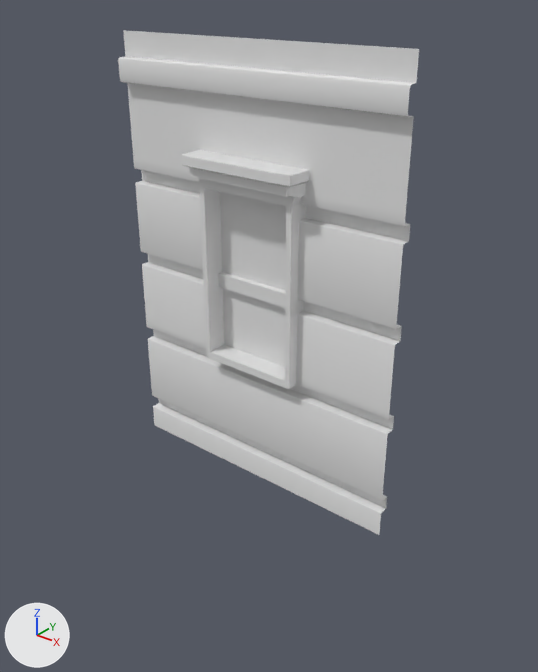
An edit to the FBX model TesisDV/Assets/Models/Models/NewHome/Upper_Wall_windowS.fbx, drawn before and after from the same camera.
One viewpoint serves both versions: a camera (50 mm lens) standing at (9.33, -8.25, 14.74) and looking at (2.69, 0.06, 9.6). Lighting does not change. The marker at lower left points along +X, +Y and +Z.

Objects in the first picture: 'Upper_Wall_windowS001'.
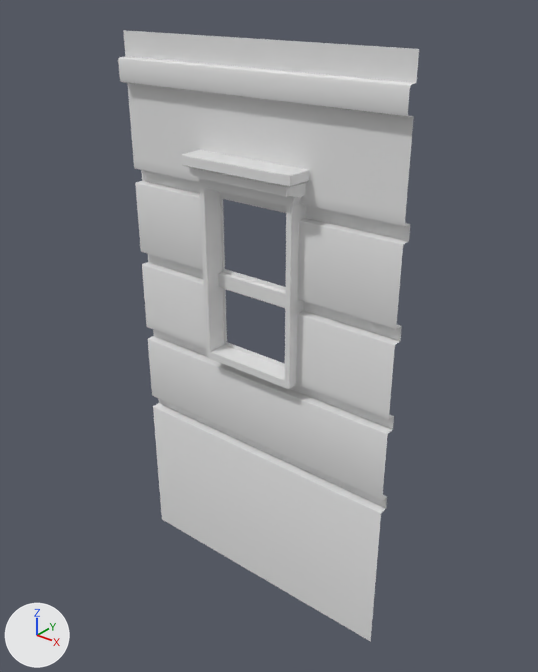
The newer file is also turned or shifted as a whole; pictures and numbers use the older file's frame.

What differs and where, as boxes [x1, y1, x2, y2] in the pictures (538 x 672 px; the box of a moved part takes in the faces that stretch with it):
'Upper_Wall_windowS001', reshaped (21% taller)
    before: [118, 30, 419, 535]
    after: [118, 30, 419, 642]
part 1 of me_mesh, moved or reshaped
    before: [153, 408, 381, 535]
    after: [153, 408, 381, 642]
part 2 of me_mesh, deleted
    before: [223, 199, 286, 363]

The change, as a list of edits to the scene's bpy script:
```text
Change me_mesh:
    where me_mesh.from_pydata(...)  # 378 vertices, 286 faces; spans x -2.52..2.48, y -0.51..0.09, z -3.55..3.49
    used by ob_upper_wall_windows001; location = (2.53, -0.04, 10.49)
    verts and faces of me_mesh; kept vertices keep their numbers, new ones are numbered from 378
    before: 0 (-2.52, -0.07, -3.55) at pixel (154, 425), 36 (-0.88, -0.07, -3.55) at pixel (217, 456), 139 (2.48, -0.07, -3.55) at pixel (379, 534), 140 (0.83, -0.07, -3.55) at pixel (294, 493), 216 (-0.79, -0.07, -3.55) at pixel (221, 457)
    before: 217 (0.75, -0.07, -3.55) at pixel (290, 491)
    before: 243 (-0.73, 0.09, 1.16) at pixel (223, 198), 244 (-0.73, 0.09, 0.02) at pixel (224, 269), 245 (0.69, 0.09, 0.02), 246 (0.69, 0.09, 1.16), 248 (0.69, 0.09, -1.28)
    before: 249 (0.69, 0.09, -0.33), 250 (-0.73, 0.09, -0.33) at pixel (225, 289), 251 (-0.73, 0.09, -1.28) at pixel (226, 342)
    me_mesh part 1
    add for i in [0, 36, 139, 140, 216, 217]: verts[i] += (0.0, 0.0, -2.28)
    me_mesh part 2
    add delete_faces([(243, 244, 245, 246), (248, 249, 250, 251)])
```
